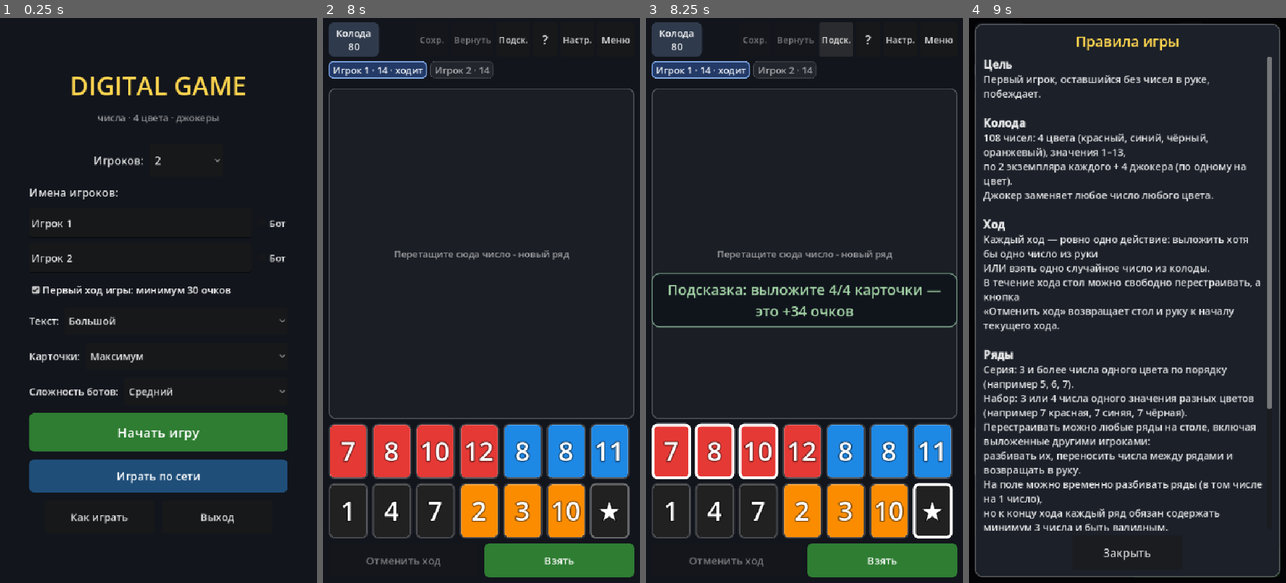
Above: before the commit, frames 1-4 (left to right).
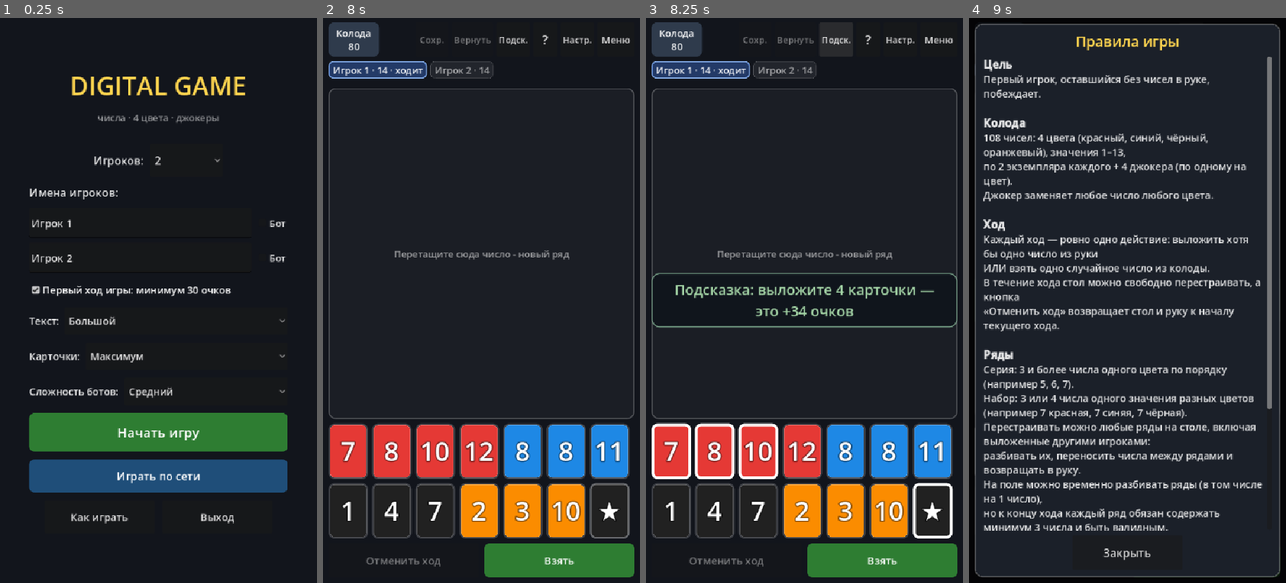
Above: after the commit, the same moments.

Repository: victor-osipov-dev/digital_game
Game: Godot game, scene res://scenes/main_menu.tscn
Two runs of this game, one before a commit and one after it. Both use one fixed random seed, a clock stepped at 60 frames per second and the inputs below.
Inputs:
- Up to frame 1 (0.25 s): no input
- Up to frame 2 (8 s): click "Начать игру" at 0.5 s; click "Подск." at 1.25 s; click "Колода 80" at 2 s; click "?" at 2.75 s; click "Настр." at 3.5 s; click "Меню" at 4.25 s; click "Взять" at 5 s; click "Готов(-а)" at 5.75 s; click "Колода 80" at 6.5 s; click "Отмена" at 7.25 s
- Up to frame 3 (8.25 s): click "Подск." at 8 s
- Up to frame 4 (9 s): click "?" at 8.75 s

Frames 1-2 are identical in both runs. In frame 3, 1.0% of the frame differs, in the area x 7-94%, y 47-50%; in frame 4, nothing differs.

Commit message:
Подсказка хода: одно число вместо дроби (в колоде максимум 2 копии — вторая цифра дублировала первую)

Diff:
--- a/scripts/ui/game.gd
+++ b/scripts/ui/game.gd
@@ -1125,8 +1125,8 @@
 	var action := String(plan.get("action", ""))
 	if action == "place":
 		_hint_ids = (plan.get("tiles", []) as Array).duplicate()
-		toast("Подсказка: выложите %d/%d %s — это +%d очков" % [
-			_hint_ids.size(), _hint_available(_hint_ids), _card_word(_hint_ids.size()),
+		toast("Подсказка: выложите %d %s — это +%d очков" % [
+			_hint_ids.size(), _card_word(_hint_ids.size()),
 			int(plan.get("points", 0))], false)
 	elif action == "draw":
 		toast("Подсказка: возьмите число из колоды", false)
@@ -1668,29 +1668,6 @@
 	if event is InputEventMouseButton and event.pressed:
 		_hide_toast()
 
-## Сколько всего таких карточек в руке (тот же цвет и номинал, джокеры — вместе):
-## подсказка «выложите 1/5 карточку» читается понятнее, чем простое число.
-func _hint_available(ids: Array) -> int:
-	var n := ids.size()
-	if n == 0 or state == null:
-		return n
-	var ref: Tile = null
-	for t in state.hand():
-		if (t as Tile).id == int(ids[0]):
-			ref = t
-			break
-	if ref == null:
-		return n
-	var total := 0
-	for t in state.hand():
-		var t2: Tile = t
-		if t2.is_joker or ref.is_joker:
-			if t2.is_joker == ref.is_joker:
-				total += 1
-		elif t2.color == ref.color and t2.value == ref.value:
-			total += 1
-	return maxi(total, n)
-
 func _card_word(count: int) -> String:
 	var d := count % 10
 	var h := count % 100
